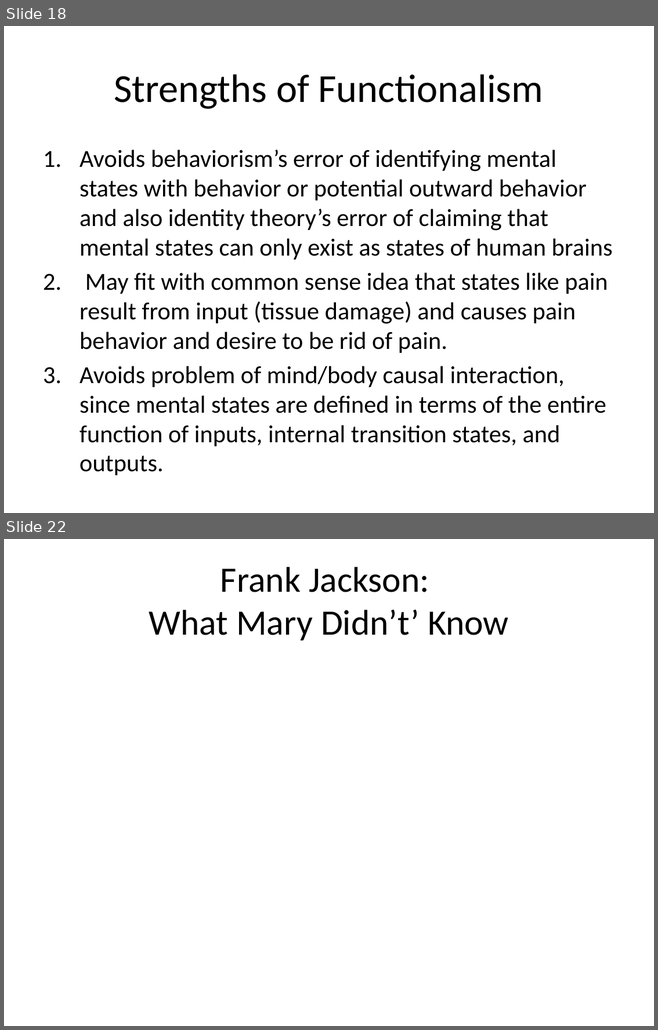
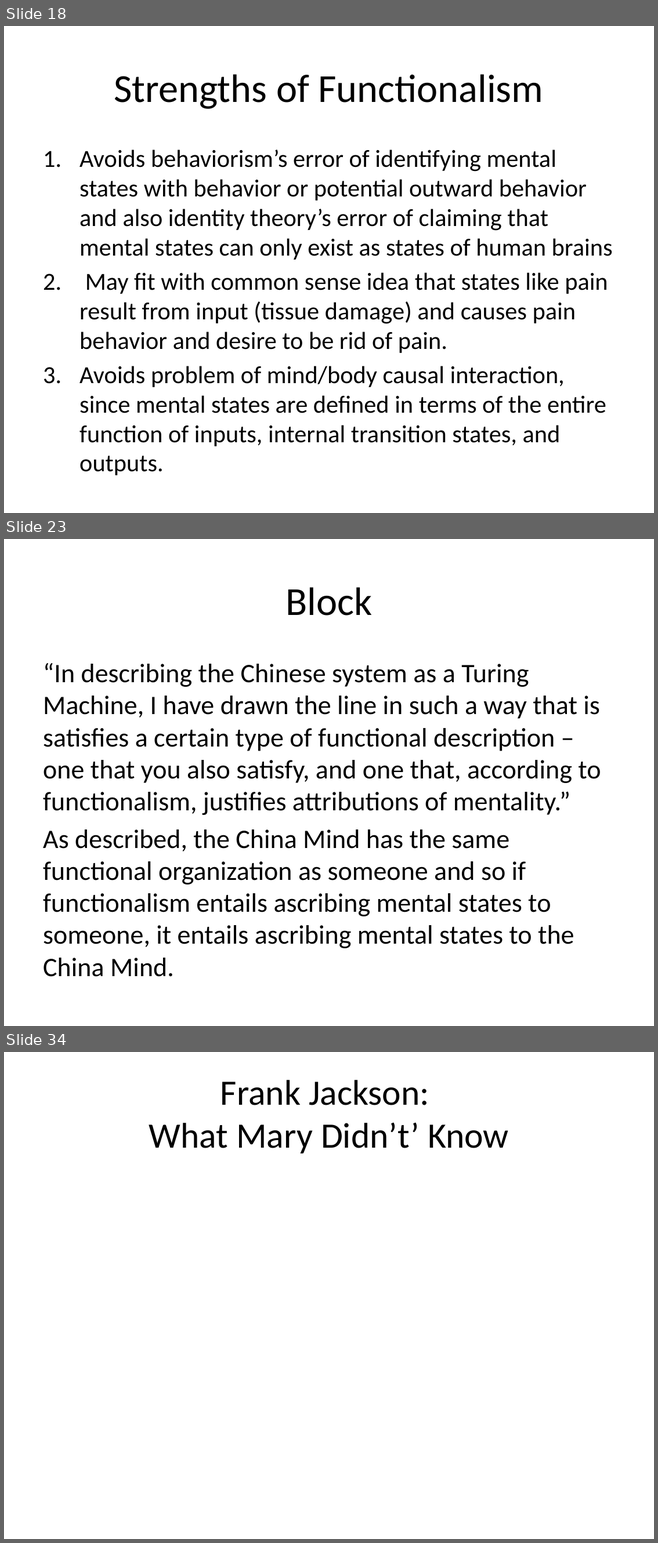
Before and after one commit to Ediblelnk/Kutztown-MSC, a slide deck: PHI241-philosophy-of-the-mind/lecture-slides/Maslin Chapter 5 Functionalism.pptx. Shown one above the other, each under a label of ours: slides 18 and 22 before the commit, slides 18, 23 and 34 after it; the slides between them are not shown. The pictures are 658x1030 and 658x1543 pixels, drawn with LibreOffice and Linux fonts; fonts in the diff are those of the drawing. Boxes give left, top, right and bottom in pixels: in the first picture for what was removed or moved away, otherwise in the second. Text is boxed around its words. In the diff, an @@ line names an element or a change of style, - is before the commit and + after.

```diff
--- a/PHI241-philosophy-of-the-mind/lecture-slides/Maslin Chapter 5 Functionalism.pptx
+++ b/PHI241-philosophy-of-the-mind/lecture-slides/Maslin Chapter 5 Functionalism.pptx
@@ slide 23 added at (x1=4, y1=539, x2=654, y2=1026), background #FFFFFF @@
@@ title added at (x1=285, y1=587, x2=372, y2=616), 44 pt, text #000000 @@
+Block
@@ text added at (x1=43, y1=663, x2=600, y2=977), 29.6 pt, text #000000 @@
+“In describing the Chinese system as a Turing Machine, I have drawn the line in such a way that is satisfies a certain type of functional description – one that you also satisfy, and one that, according to functionalism, justifies attributions of mentality.”
+As described, the China Mind has the same functional organization as someone and so if functionalism entails ascribing mental states to someone, it entails ascribing mental states to the China Mind.
@@ what was slide 22 is now slide 34 @@
```
Also in this commit, not shown: 4 slides changed, 11 other slides added, 1 other file.
